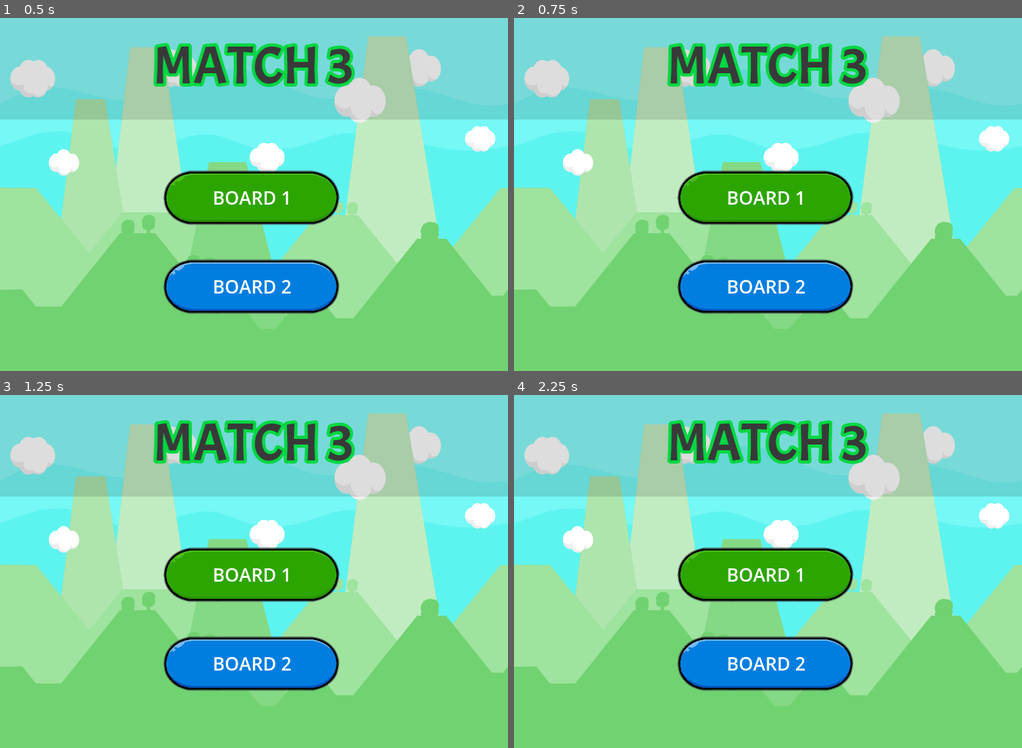
Above: before the commit, frames 1-4 (two rows, left to right).
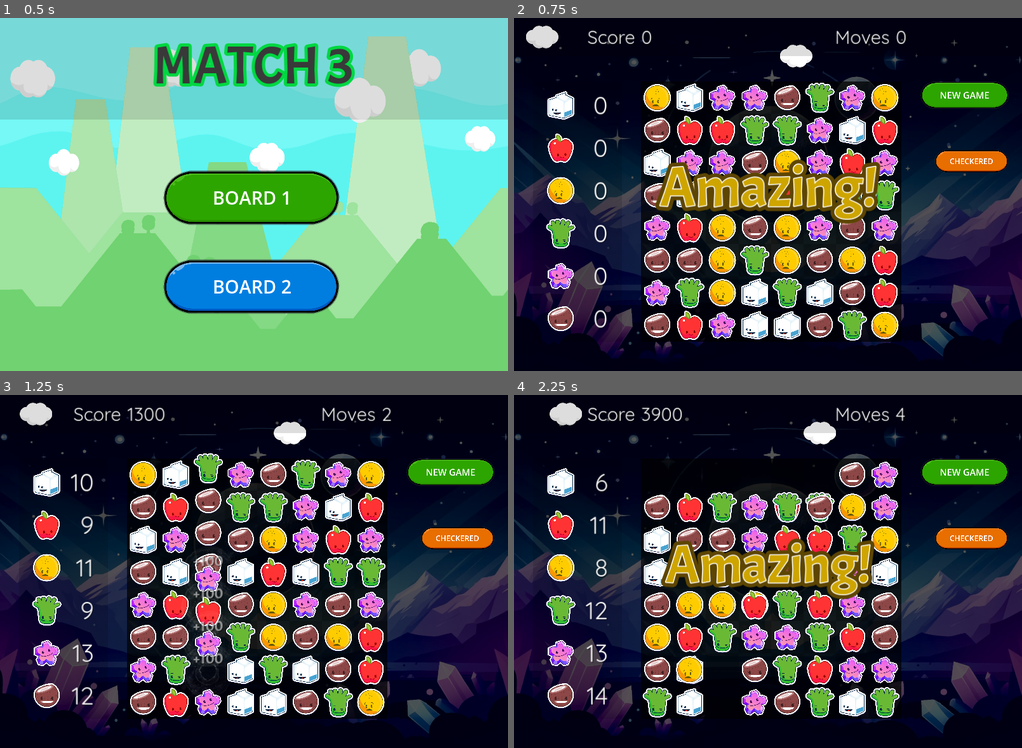
Above: after the commit, the same moments.

Repository: gitbrent/godot-match-3
Game: Godot game, scene res://main.tscn
Same seed, same stepped clock (60 frames per second), same inputs: the game is played once before the commit and once after it.
Inputs (mouse positions are in pixels of both pictures, inside the frame that each line leads up to):
- Up to frame 1 (0.5 s): no input
- Up to frame 2 (0.75 s): click "BOARD 2" at 0.5 s
- Up to frame 3 (1.25 s): no input
- Up to frame 4 (2.25 s): click (966, 472) at 1.25 s, where only the run after the commit has a clickable "NEW GAME"; click (966, 472) at 2 s, where only the run after the commit has a clickable "NEW GAME"

Frame 1 is identical in both runs. In frame 2, 100% of the frame differs, in the area x 0-100%, y 0-100%; in frame 3, 99%; in frame 4, 100%.

Commit message:
UAT

Diff:
--- a/game_boards/board01/game_board/GameBoard.gd
+++ b/game_boards/board01/game_board/GameBoard.gd
@@ -1,5 +1,3 @@
-# WORKLIST:
-# 1. all gems need to explode at once (get_first_match_gems) needs to become return_all_matches!
 extends Node2D
 class_name GameBoard
 # SIGNALS
--- a/game_boards/board_space/game_board/GemBoard.gd
+++ b/game_boards/board_space/game_board/GemBoard.gd
@@ -38,9 +38,9 @@
 	for i in range(size):
 		for j in range(size):
 			# Load the appropriate scene based on the checkerboard pattern
-			var brdsq_scene_path = "res://game_board/board_square_1.tscn"  # Assume light square
+			var brdsq_scene_path = "res://game_boards/board_space/game_board/board_square_1.tscn"  # Assume light square
 			if (i + j) % 2 == 0:
-				brdsq_scene_path = "res://game_board/board_square_0.tscn"  # Dark square
+				brdsq_scene_path = "res://game_boards/board_space/game_board/board_square_0.tscn"  # Dark square
 
 			# Load and instantiate the scene
 			var brdsq_scene = load(brdsq_scene_path)
@@ -55,7 +55,7 @@
 			# A: random gem
 			var gem_type = GEM_COLOR_NAMES[randi() % GEM_COLOR_NAMES.size()]
 			# B: create/add
-			var gem_cell_scene = load("res://game_board/gem_cell.tscn")
+			var gem_cell_scene = load("res://game_boards/board_space/game_board/gem_cell.tscn")
 			var gem_cell:GemCellSpace = gem_cell_scene.instantiate()
 			hbox_container.get_child(col_idx).add_child(gem_cell)
 			gem_cell.initialize(gem_type)
--- a/game_boards/board_space/game_board/gem_board.tscn
+++ b/game_boards/board_space/game_board/gem_board.tscn
@@ -1,6 +1,6 @@
 [gd_scene load_steps=5 format=3 uid="uid://b02gonq6mjgh8"]
 
-[ext_resource type="Script" path="res://game_boards/board01/game_board/GameBoard.gd" id="1_r742a"]
+[ext_resource type="Script" path="res://game_boards/board_space/game_board/GemBoard.gd" id="1_oexew"]
 [ext_resource type="PackedScene" uid="uid://bh2knk60qbton" path="res://game_boards/board01/game_board/board_square_0.tscn" id="2_j0p23"]
 [ext_resource type="PackedScene" uid="uid://cry3vnlah6fkx" path="res://game_boards/board01/game_board/board_square_1.tscn" id="3_hqege"]
 
@@ -8,7 +8,7 @@
 bg_color = Color(0, 0, 0, 0.411765)
 
 [node name="GemBoard" type="Node2D"]
-script = ExtResource("1_r742a")
+script = ExtResource("1_oexew")
 
 [node name="Background" type="Panel" parent="."]
 visible = false
--- a/game_boards/board_space/game_board/gem_cell.tscn
+++ b/game_boards/board_space/game_board/gem_cell.tscn
@@ -1,6 +1,6 @@
 [gd_scene load_steps=90 format=3 uid="uid://bkcnew3cxpisf"]
 
-[ext_resource type="Script" path="res://game_boards/board01/game_board/GemCell.gd" id="1_sic7w"]
+[ext_resource type="Script" path="res://game_boards/board_space/game_board/GemCell.gd" id="1_2k0fe"]
 [ext_resource type="Texture2D" uid="uid://duau66qew6757" path="res://assets/gems/characters_0001.png" id="2_eiavk"]
 [ext_resource type="Texture2D" uid="uid://c4u0bdf7rh0u3" path="res://assets/gems/Overlay-Lock.png" id="3_rc6em"]
 [ext_resource type="Texture2D" uid="uid://cooat8cgq2rb4" path="res://assets/gems/Overlay-Ice.png" id="4_2kyw5"]
@@ -625,7 +625,7 @@
 anchors_preset = 0
 offset_right = 64.0
 offset_bottom = 64.0
-script = ExtResource("1_sic7w")
+script = ExtResource("1_2k0fe")
 
 [node name="BKGD" type="Panel" parent="."]
 visible = false
--- a/game_boards/board_space/game_space.gd
+++ b/game_boards/board_space/game_space.gd
@@ -2,7 +2,7 @@
 # SCENES
 @onready var game_top_h_box:HBoxContainer = $ContTopBar/GameTopHBox
 @onready var game_stats:VBoxContainer = $ContGameStats/GameStats
-@onready var game_board:GemBoardSpace = $ContBoard/Board
+@onready var game_board:GemBoardSpace = $ContBoard/GemBoard
 @onready var animation_player:AnimationPlayer = $ContMessages/AnimationPlayer
 
 func _ready():
--- a/game_boards/board_space/game_space.tscn
+++ b/game_boards/board_space/game_space.tscn
@@ -1,7 +1,6 @@
-[gd_scene load_steps=24 format=3 uid="uid://bkaimvifjwkai"]
+[gd_scene load_steps=23 format=3 uid="uid://bkaimvifjwkai"]
 
 [ext_resource type="Script" path="res://game_boards/board_space/game_space.gd" id="1_w6e46"]
-[ext_resource type="Texture2D" uid="uid://cnlqirgwr8d4" path="res://assets/bkgd/Background.png" id="2_ebh0e"]
 [ext_resource type="Texture2D" uid="uid://cwhjcn0y744nv" path="res://assets/gems/background-space.png" id="3_f5frv"]
 [ext_resource type="AudioStream" uid="uid://ds53xomd2ha1b" path="res://assets/audio/Abstract2.ogg" id="4_cbs6r"]
 [ext_resource type="PackedScene" uid="uid://d0yw6oyw3qib0" path="res://game_boards/board01/game/animated_cloud.tscn" id="5_mobdb"]
@@ -12,8 +11,8 @@
 [ext_resource type="Texture2D" uid="uid://vu6oui2n7024" path="res://assets/gems/characters_0003.png" id="10_xo434"]
 [ext_resource type="Texture2D" uid="uid://byliae6aa6ki2" path="res://assets/gems/characters_0005.png" id="11_ok78w"]
 [ext_resource type="Texture2D" uid="uid://2vrsevjv4w43" path="res://assets/gems/characters_0007.png" id="12_4tjwg"]
+[ext_resource type="PackedScene" uid="uid://b02gonq6mjgh8" path="res://game_boards/board_space/game_board/gem_board.tscn" id="13_3pfoy"]
 [ext_resource type="Texture2D" uid="uid://b1o34xq1pq82y" path="res://assets/gems/characters_0006.png" id="13_lu1md"]
-[ext_resource type="PackedScene" uid="uid://x4qq2j3l7nvb" path="res://game_boards/board01/game_board/board.tscn" id="14_4biqb"]
 [ext_resource type="Texture2D" uid="uid://27rcw10bp2xt" path="res://assets/gui/ButtonText_Large_Green_Round.png" id="15_qjgsg"]
 [ext_resource type="Texture2D" uid="uid://bebhmcgujnoxc" path="res://assets/gui/ButtonText_Large_GreyOutline_Round.png" id="16_20lur"]
 [ext_resource type="Texture2D" uid="uid://dcow071sb2a7i" path="res://assets/gui/ButtonText_Large_Orange_Round.png" id="17_oxovp"]
@@ -74,20 +73,12 @@
 script = ExtResource("1_w6e46")
 
 [node name="Background" type="TextureRect" parent="."]
-visible = false
-offset_right = 2000.0
-offset_bottom = 1390.0
-texture = ExtResource("2_ebh0e")
-expand_mode = 2
-
-[node name="Background2" type="TextureRect" parent="."]
 offset_right = 2000.0
 offset_bottom = 1390.0
 texture = ExtResource("3_f5frv")
 expand_mode = 2
 
 [node name="DBGBkgdDimmer" type="Panel" parent="."]
-visible = false
 anchors_preset = 15
 anchor_right = 1.0
 anchor_bottom = 1.0
@@ -337,7 +328,6 @@
 mouse_filter = 1
 
 [node name="DBGBoardRectArea" type="Panel" parent="ContBoard"]
-visible = false
 layout_mode = 0
 offset_left = 500.0
 offset_top = 250.0
@@ -346,7 +336,7 @@
 mouse_filter = 2
 theme_override_styles/panel = SubResource("StyleBoxFlat_103kv")
 
-[node name="Board" parent="ContBoard" instance=ExtResource("14_4biqb")]
+[node name="GemBoard" parent="ContBoard" instance=ExtResource("13_3pfoy")]
 position = Vector2(500, 250)
 
 [node name="BtnNewGame" type="TextureButton" parent="."]
--- a/main.gd
+++ b/main.gd
@@ -1,6 +1,10 @@
 extends Node2D
 
 @onready var game_board_1 = $GameBoard1
+@onready var game_board_2 = $GameSpace
 
 func _on_btn_board_1_pressed():
 	game_board_1.visible = true
+
+func _on_btn_board_2_pressed():
+	game_board_2.visible = true
--- a/main.tscn
+++ b/main.tscn
@@ -6,6 +6,7 @@
 [ext_resource type="Texture2D" uid="uid://27rcw10bp2xt" path="res://assets/gui/ButtonText_Large_Green_Round.png" id="3_nqt0h"]
 [ext_resource type="Texture2D" uid="uid://chrsqb6yhlqeq" path="res://assets/gui/ButtonText_Large_Blue_Round.png" id="4_e0b1k"]
 [ext_resource type="PackedScene" uid="uid://b5bfm2244ywxk" path="res://game_boards/board01/game/game.tscn" id="6_hsxpn"]
+[ext_resource type="PackedScene" uid="uid://bkaimvifjwkai" path="res://game_boards/board_space/game_space.tscn" id="7_w5d02"]
 
 [sub_resource type="StyleBoxFlat" id="StyleBoxFlat_uhytr"]
 bg_color = Color(0, 0, 0, 0.133333)
@@ -93,4 +94,8 @@
 [node name="GameBoard1" parent="." instance=ExtResource("6_hsxpn")]
 visible = false
 
+[node name="GameSpace" parent="." instance=ExtResource("7_w5d02")]
+visible = false
+
 [connection signal="pressed" from="BtnBoard1" to="." method="_on_btn_board_1_pressed"]
+[connection signal="pressed" from="BtnBoard2" to="." method="_on_btn_board_2_pressed"]
Not shown: 1 places in main.tscn that only renumber resources
